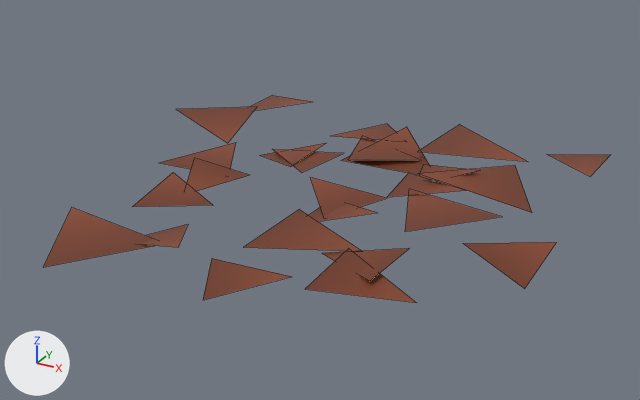
The FBX model Assets/Art Assets/3D Models/environment_scattered_leaves_b.fbx as it was, and as the next commit left it.
Before and after are seen from a 50 mm camera at (6.22, -11.5, 5.5) aimed at (-0.54, 0.79, -0.64). Lighting does not change. The marker at lower left points along +X, +Y and +Z. Mesh edges are drawn as thin lines. Where no turn or scale is listed for an object, it has been applied to the vertices.

In view in the first picture: 'scatted_leaves_b'.
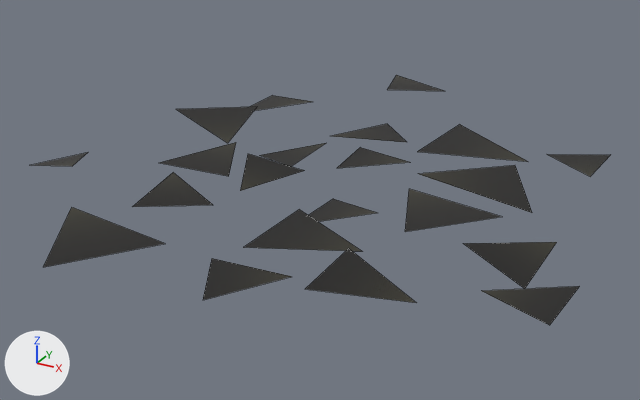
Where the newer file only moved an object's origin or applied its transform, the numbers keep the older frame.

Boxes [x1, y1, x2, y2] around the edits, measured in the pictures (640 x 400 px; the box of a moved part takes in the faces that stretch with it):
'scatted_leaves_b', reshaped (20% taller)
    before: [43, 95, 610, 303]
    after: [29, 75, 610, 325]
part 1 of me_mesh, moved or reshaped
    before: [348, 139, 420, 160]
    after: [387, 75, 443, 91]
part 2 of me_mesh, moved or reshaped
    before: [387, 173, 465, 197]
    after: [337, 148, 408, 168]
part 3 of me_mesh, moved or reshaped
    before: [187, 158, 249, 191]
    after: [240, 154, 304, 191]
part 4 of me_mesh, moved or reshaped
    before: [142, 224, 188, 247]
    after: [29, 153, 87, 166]
part 5 of me_mesh, moved or reshaped
    before: [322, 248, 410, 281]
    after: [482, 286, 579, 325]
part 6 of me_mesh, deleted (brown)
    before: [272, 149, 344, 172]
part 7 of me_mesh, deleted (brown)
    before: [310, 177, 386, 216]
part 8 of me_mesh, deleted (brown)
    before: [342, 127, 429, 175]
part 9 of me_mesh, deleted
    before: [419, 164, 480, 181]
part 10 of me_mesh, surface changed (brown to black)
    both: [43, 95, 610, 303]

What changed in the scene script:
```text
Change me_mesh:
    used by ob_scatted_leaves_b; location = (0.0, 0.0, 0.0)
    remove me_mesh.from_pydata(...)  # 75 vertices, 25 faces; spans x -4.33..3.76, y -4.2..4.2, z -0.19..0.13
    add me_mesh.from_pydata(...)  # 63 vertices, 21 faces; spans x -5.11..4.37, y -4.2..6.57, z -0.16..0.13
    me_mesh part 1: the loose piece of 3 vertices spanning x -0.58..0.82, y 1.07..2.49, z -0.06..0.08 is moved by (-1.16, 4.08, 0.0)
    me_mesh part 2: the loose piece of 3 vertices spanning x 0.87..2.05, y 0.18..1.3, z -0.05..0.04 is moved by (-1.26, 0.71, 0.0)
    me_mesh part 3: the loose piece of 3 vertices spanning x -2.43..-1.33, y -1.27..-0.16, z -0.06..0.11 is moved by (0.69, 0.6, 0.0)
    me_mesh part 4: the loose piece of 3 vertices spanning x -1.75..-0.62, y -3.03..-2.04, z -0.13..0.11 is moved by (-3.36, 1.57, 0.0)
    me_mesh part 5: the loose piece of 3 vertices spanning x 0.99..2.1, y -2.56..-1.48, z -0.07..0.07 is moved by (2.27, 0.05, 0.0)
    me_mesh part 6: the loose piece of 3 vertices spanning x -1.67..-0.43, y 0.32..1.47, z -0.01..0.01 is deleted
    me_mesh part 7: the loose piece of 3 vertices spanning x -0.36..1.0, y -0.94..0.16, z -0.07..0.05 is deleted
    me_mesh part 8: the loose piece of 3 vertices spanning x -0.37..1.26, y 1.23..3.06, z -0.19..0.11 is deleted
    me_mesh part 9: the loose piece of 3 vertices spanning x 0.89..2.0, y 0.91..1.9, z -0.1..0.09 is deleted
    me_mesh part 10: 16 kept faces spanning x -4.33..3.76, y -4.2..4.2, z -0.16..0.13 get new texture (UV) coordinates
```
